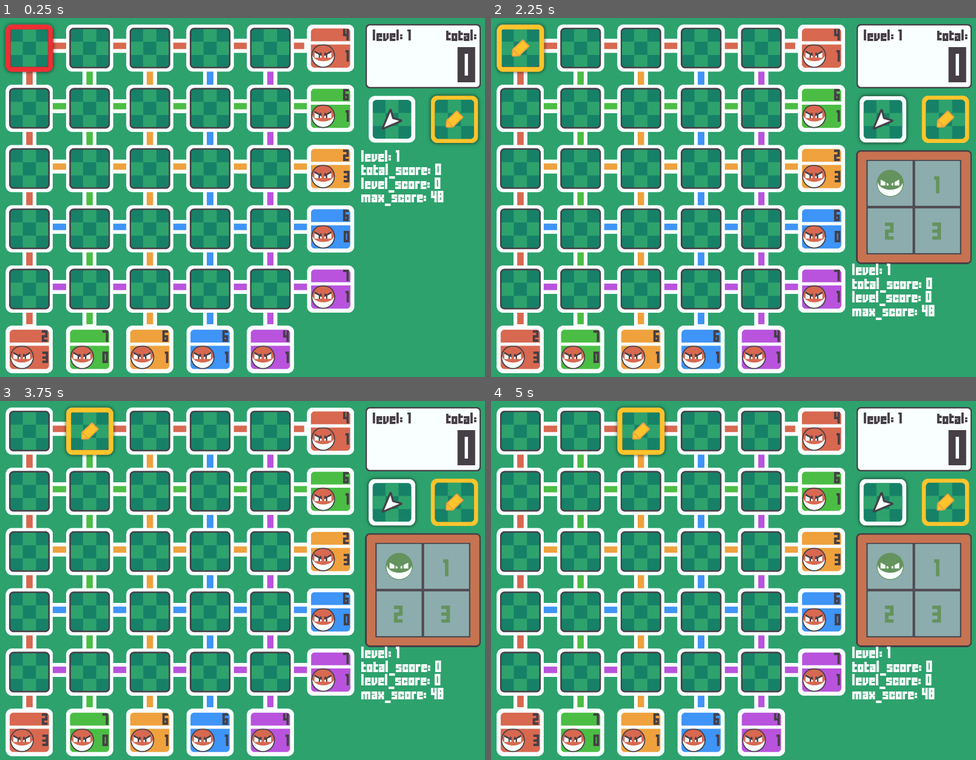
Above: before the commit, frames 1-4 (two rows, left to right).
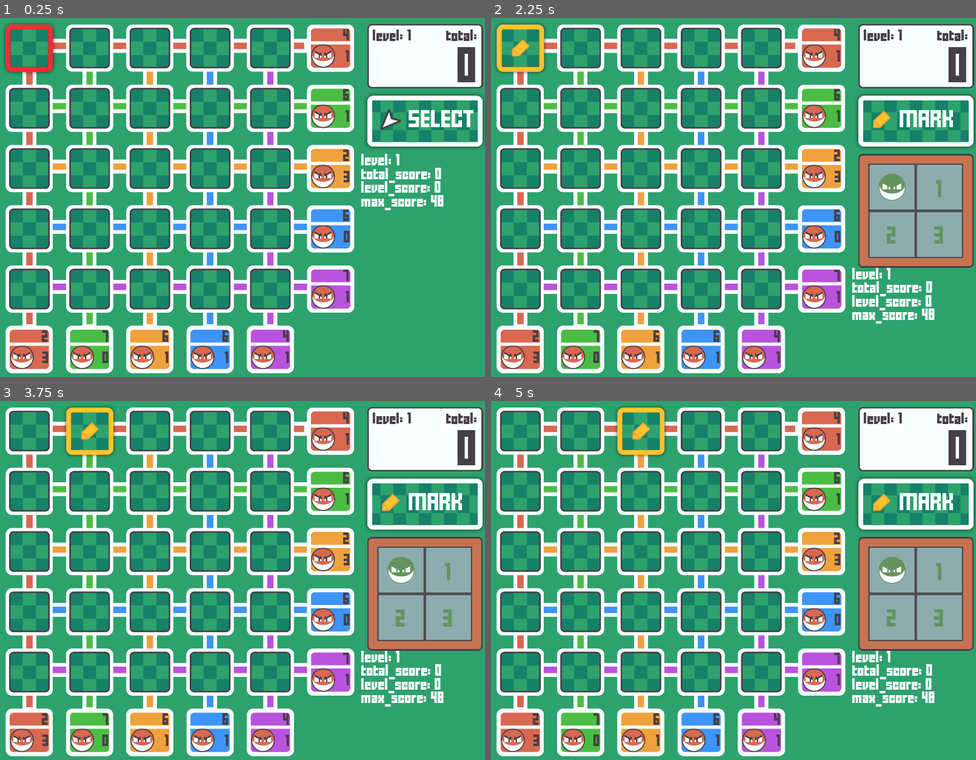
Above: after the commit, the same moments.

Repository: sophearahsp/Voltorb-Flip-Web-Version-2
Game: Godot game, scene res://scenes/main.tscn
Same seed, same stepped clock (60 frames per second), same inputs: the game is played once before the commit and once after it.
Inputs (mouse positions are in pixels of both pictures, inside the frame that each line leads up to):
- Up to frame 1 (0.25 s): no input
- Up to frame 2 (2.25 s): click (883, 118) at 0.52 s; click (917, 122) at 1.27 s; click (946, 118) at 2.02 s
- Up to frame 3 (3.75 s): click (29, 429) at 2.75 s; click (87, 429) at 3.5 s
- Up to frame 4 (5 s): click (641, 429) at 4.25 s

The runs differ from the first frame. In frame 1, 3.9% of the frame differs, in the area x 74-100%, y 1-54%; in frame 2, 7.0%, in the area x 74-100%, y 1-86%; in frame 3, 7.0%; in frame 4, 7.0%.

Commit message:
wasd controls, single toggle button

Diff:
--- a/project.godot
+++ b/project.godot
@@ -28,6 +28,37 @@
 window/stretch/mode="2d"
 window/stretch/aspect="keep"
 
+[input]
+
+ui_left={
+"deadzone": 0.5,
+"events": [ Object(InputEventKey,"resource_local_to_scene":false,"resource_name":"","device":0,"alt":false,"shift":false,"control":false,"meta":false,"command":false,"pressed":false,"scancode":16777231,"unicode":0,"echo":false,"script":null)
+, Object(InputEventJoypadButton,"resource_local_to_scene":false,"resource_name":"","device":0,"button_index":14,"pressure":0.0,"pressed":false,"script":null)
+, Object(InputEventKey,"resource_local_to_scene":false,"resource_name":"","device":0,"alt":false,"shift":false,"control":false,"meta":false,"command":false,"pressed":false,"scancode":65,"unicode":0,"echo":false,"script":null)
+ ]
+}
+ui_right={
+"deadzone": 0.5,
+"events": [ Object(InputEventKey,"resource_local_to_scene":false,"resource_name":"","device":0,"alt":false,"shift":false,"control":false,"meta":false,"command":false,"pressed":false,"scancode":16777233,"unicode":0,"echo":false,"script":null)
+, Object(InputEventJoypadButton,"resource_local_to_scene":false,"resource_name":"","device":0,"button_index":15,"pressure":0.0,"pressed":false,"script":null)
+, Object(InputEventKey,"resource_local_to_scene":false,"resource_name":"","device":0,"alt":false,"shift":false,"control":false,"meta":false,"command":false,"pressed":false,"scancode":68,"unicode":0,"echo":false,"script":null)
+ ]
+}
+ui_up={
+"deadzone": 0.5,
+"events": [ Object(InputEventKey,"resource_local_to_scene":false,"resource_name":"","device":0,"alt":false,"shift":false,"control":false,"meta":false,"command":false,"pressed":false,"scancode":16777232,"unicode":0,"echo":false,"script":null)
+, Object(InputEventJoypadButton,"resource_local_to_scene":false,"resource_name":"","device":0,"button_index":12,"pressure":0.0,"pressed":false,"script":null)
+, Object(InputEventKey,"resource_local_to_scene":false,"resource_name":"","device":0,"alt":false,"shift":false,"control":false,"meta":false,"command":false,"pressed":false,"scancode":87,"unicode":0,"echo":false,"script":null)
+ ]
+}
+ui_down={
+"deadzone": 0.5,
+"events": [ Object(InputEventKey,"resource_local_to_scene":false,"resource_name":"","device":0,"alt":false,"shift":false,"control":false,"meta":false,"command":false,"pressed":false,"scancode":16777234,"unicode":0,"echo":false,"script":null)
+, Object(InputEventJoypadButton,"resource_local_to_scene":false,"resource_name":"","device":0,"button_index":13,"pressure":0.0,"pressed":false,"script":null)
+, Object(InputEventKey,"resource_local_to_scene":false,"resource_name":"","device":0,"alt":false,"shift":false,"control":false,"meta":false,"command":false,"pressed":false,"scancode":83,"unicode":0,"echo":false,"script":null)
+ ]
+}
+
 [rendering]
 
 quality/driver/driver_name="GLES2"
--- a/scenes/main.tscn
+++ b/scenes/main.tscn
@@ -8,6 +8,8 @@
 [ext_resource path="res://scripts/main.gd" type="Script" id=6]
 [ext_resource path="res://assets/1x/MarkButtonActivex1.png" type="Texture" id=7]
 [ext_resource path="res://scenes/marking_panel.tscn" type="PackedScene" id=8]
+[ext_resource path="res://assets/1x/PlayerControls/ToggleSelectPressedx1.png" type="Texture" id=9]
+[ext_resource path="res://assets/1x/PlayerControls/ToggleSelectHoverx1.png" type="Texture" id=10]
 
 [sub_resource type="DynamicFontData" id=1]
 font_path = "res://assets/fonts/FFFFORWA.TTF"
@@ -38,7 +40,7 @@
 
 [node name="MarginContainer" type="MarginContainer" parent="HBoxContainer"]
 margin_left = 4.0
-margin_right = 330.0
+margin_right = 340.0
 margin_bottom = 960.0
 rect_min_size = Vector2( 326, 960 )
 size_flags_horizontal = 3
@@ -46,13 +48,27 @@
 
 [node name="PlayerControls" type="VBoxContainer" parent="HBoxContainer/MarginContainer"]
 margin_top = 19.0
-margin_right = 326.0
+margin_right = 336.0
 margin_bottom = 960.0
 rect_min_size = Vector2( 326, 941 )
 
 [node name="Scoreboard" parent="HBoxContainer/MarginContainer/PlayerControls" instance=ExtResource( 5 )]
+margin_right = 336.0
+
+[node name="ToggleButton" type="TextureButton" parent="HBoxContainer/MarginContainer/PlayerControls"]
+margin_top = 174.0
+margin_right = 336.0
+margin_bottom = 339.0
+rect_min_size = Vector2( 336, 165 )
+focus_mode = 0
+size_flags_horizontal = 3
+texture_normal = ExtResource( 10 )
+texture_pressed = ExtResource( 9 )
+expand = true
+stretch_mode = 3
 
 [node name="ButtonBar" type="HBoxContainer" parent="HBoxContainer/MarginContainer/PlayerControls"]
+visible = false
 margin_top = 174.0
 margin_right = 326.0
 margin_bottom = 329.0
@@ -83,25 +99,26 @@
 stretch_mode = 3
 
 [node name="CenterContainer" type="CenterContainer" parent="HBoxContainer/MarginContainer/PlayerControls"]
-margin_top = 333.0
-margin_right = 326.0
-margin_bottom = 333.0
+margin_top = 343.0
+margin_right = 336.0
+margin_bottom = 343.0
 
 [node name="MarkingPanel" parent="HBoxContainer/MarginContainer/PlayerControls/CenterContainer" instance=ExtResource( 8 )]
 visible = false
-margin_left = 10.0
+margin_left = 15.0
 margin_top = -150.0
-margin_right = 315.0
+margin_right = 320.0
 margin_bottom = 150.0
 
 [node name="Label" type="Label" parent="HBoxContainer/MarginContainer/PlayerControls"]
-margin_top = 337.0
-margin_right = 326.0
-margin_bottom = 490.0
+margin_top = 347.0
+margin_right = 336.0
+margin_bottom = 500.0
 custom_fonts/font = SubResource( 2 )
 text = "level
 total score
 level score
 max score"
+[connection signal="button_down" from="HBoxContainer/MarginContainer/PlayerControls/ToggleButton" to="." method="_on_ToggleButton_button_down"]
 [connection signal="toggled" from="HBoxContainer/MarginContainer/PlayerControls/ButtonBar/SelectButton" to="." method="_on_SelectButton_toggled"]
 [connection signal="toggled" from="HBoxContainer/MarginContainer/PlayerControls/ButtonBar/MarkButton" to="." method="_on_MarkButton_toggled"]
--- a/scripts/main.gd
+++ b/scripts/main.gd
@@ -9,12 +9,17 @@
 const select_cursor = preload("res://assets/1x/PlayerControls/SelectCursorx1.png")
 const mark_cursor = preload("res://assets/1x/PlayerControls/MarkCursorx1.png")
 
+const select_hover = preload("res://assets/1x/PlayerControls/ToggleSelectHoverx1.png")
+const select_pressed = preload("res://assets/1x/PlayerControls/ToggleSelectPressedx1.png")
+const mark_hover = preload("res://assets/1x/PlayerControls/ToggleMarkHoverx1.png")
+const mark_pressed = preload("res://assets/1x/PlayerControls/ToggleMarkPressedx1.png")
+
+
 ### PRIVATE VARIABLES
 # shortcuts
 onready var _scoreboard = get_node("HBoxContainer/MarginContainer/PlayerControls/Scoreboard")
 onready var _marking_panel = get_node("HBoxContainer/MarginContainer/PlayerControls/CenterContainer/MarkingPanel")
-onready var mark_button = get_node("HBoxContainer/MarginContainer/PlayerControls/ButtonBar/MarkButton")
-onready var select_button = get_node("HBoxContainer/MarginContainer/PlayerControls/ButtonBar/SelectButton")
+onready var toggle_button = get_node("HBoxContainer/MarginContainer/PlayerControls/ToggleButton")
 
 # script variables
 var _board
@@ -91,28 +96,22 @@
 			tiles.append(t)
 	return tiles
 
-# Event handler
-func _on_MarkButton_toggled(button_pressed):
-	if button_pressed == true:
+func _change_cursor(cursor_texture):
+	Input.set_custom_mouse_cursor(cursor_texture)
+
+func _on_ToggleButton_button_down():
+	if _is_select_mode: # change to mark mode
 		emit_signal("mode_changed",false)
 		_is_select_mode = false
-		select_button.pressed = false
 		_change_cursor(mark_cursor)
 		_marking_panel.show()
-	else:
-		select_button.pressed = true
-		_marking_panel.hide()
 
-func _on_SelectButton_toggled(button_pressed):
-	if button_pressed == true:
+		toggle_button.set_normal_texture(mark_hover)
+		toggle_button.set_pressed_texture(mark_pressed)
+	else: # change to select mode
 		emit_signal("mode_changed",true)
 		_is_select_mode = true
-		mark_button.pressed = false
 		_change_cursor(select_cursor)
 		_marking_panel.hide()
-	else:
-		mark_button.pressed = true
-		_marking_panel.show()
-
-func _change_cursor(cursor_texture):
-	Input.set_custom_mouse_cursor(cursor_texture)
+		toggle_button.set_normal_texture(select_hover)
+		toggle_button.set_pressed_texture(select_pressed)
Binary file added: assets/1x/PlayerControls/ToggleMarkHoverx1.png
Not shown, added: assets/1x/PlayerControls/ToggleMarkHoverx1.png.import
Binary file added: assets/1x/PlayerControls/ToggleMarkPressedx1.png
Not shown, added: assets/1x/PlayerControls/ToggleMarkPressedx1.png.import
Binary file added: assets/1x/PlayerControls/ToggleSelectHoverx1.png
Not shown, added: assets/1x/PlayerControls/ToggleSelectHoverx1.png.import
Binary file added: assets/1x/PlayerControls/ToggleSelectPressedx1.png
Not shown, added: assets/1x/PlayerControls/ToggleSelectPressedx1.png.import
Not shown: 1 places in scenes/main.tscn that only renumber resources
Not shown, changed: docs/index.pck
Not shown, changed: export/vflip.pck
